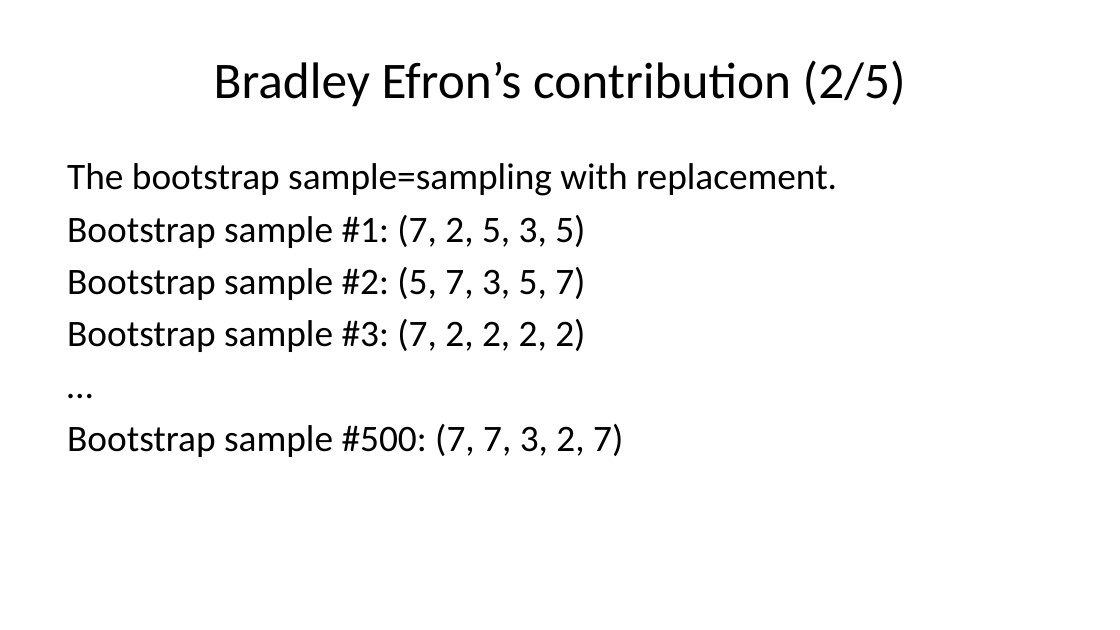
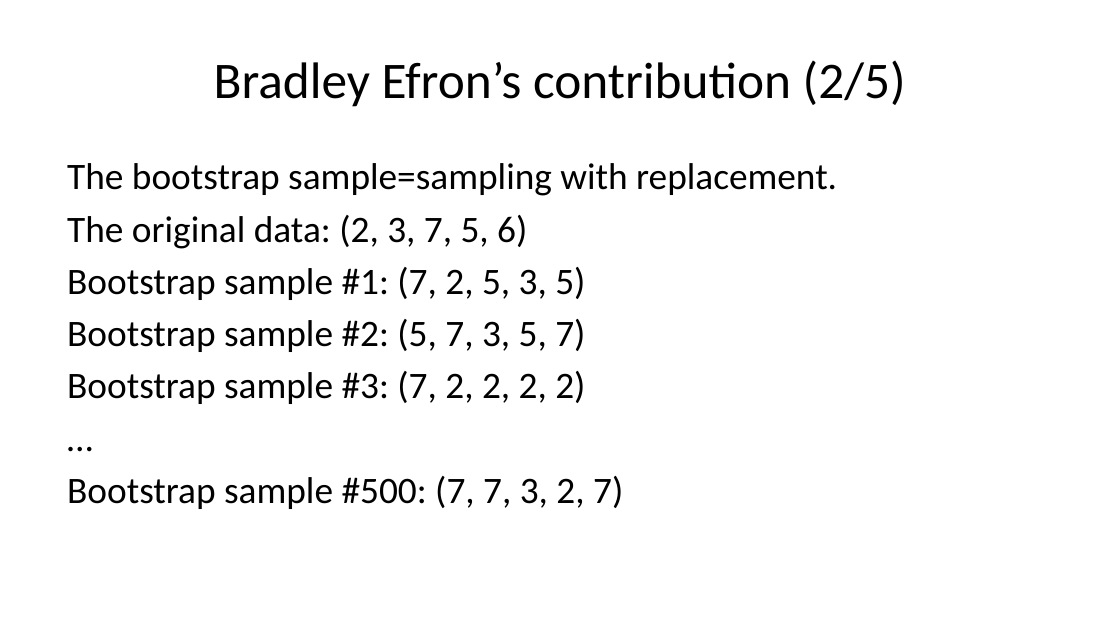
Before and after one commit to pmean/papers-and-presentations, a slide deck: slide 13 of bootstrap/src/bootstrap-slides.pptx. Drawn at 1120x630 pixels with LibreOffice and Linux fonts; fonts in the diff are those of the drawing. Boxes give left, top, right and bottom in pixels: in the first picture for what was removed or moved away, otherwise in the second. Text is boxed around its words. In the diff, an @@ line names an element or a change of style, - is before the commit and + after.

```diff
--- a/bootstrap/src/bootstrap-slides.pptx
+++ b/bootstrap/src/bootstrap-slides.pptx
@@ text at box(67, 215, 527, 249): paragraph added @@
+The original data: (2, 3, 7, 5, 6)
```
Also in this commit, not shown: 12 other slides changed, 7 slides added, 7 other files.
